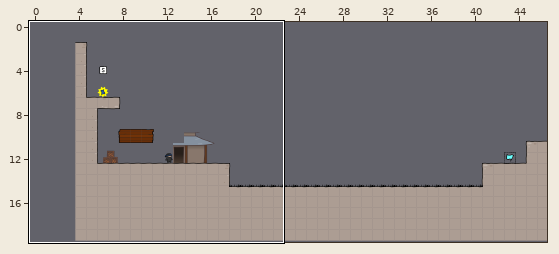
Two states of a Tiled map, raw/levelconverter/maps/l09.tmx. The picture above shows the old version from afar; the outline marks the close-up.
Close-up. Before the commit:
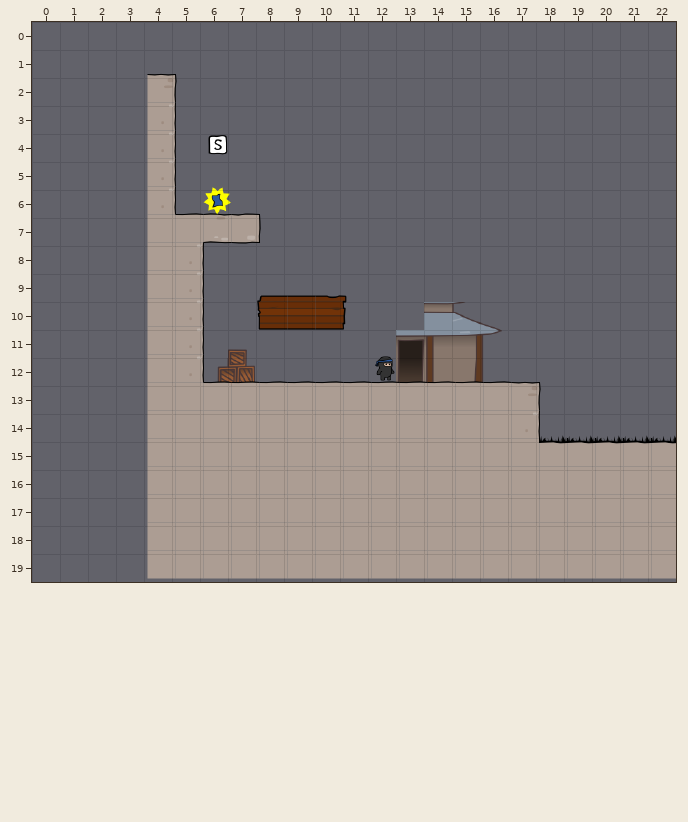
Cells are 40x40 px. Shown: x 0..22, y 0..19. The old version is drawn lined up with the new one.
Now the later version:
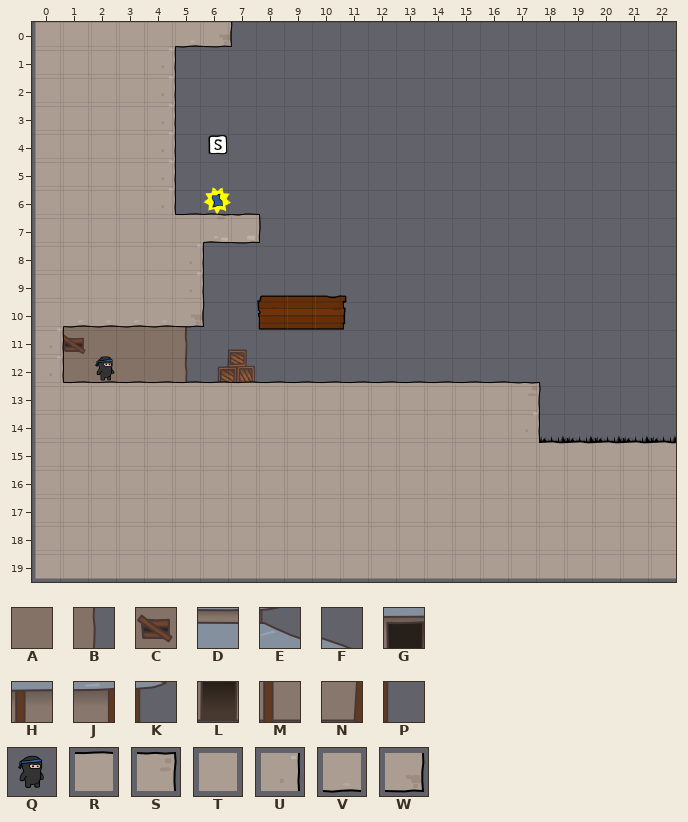
Key: from "background": A 9, B 10, C 88, D 93, E 94, F 95, G 100, H 101, J 102, K 103, L 108, M 109, N 110, P 111; from "objectpalette": Q 0; from "world1": R 33, S 34, T 41, U 42, V 49, W 50.
_ is an empty cell.
The exact change:
map size 43x20 -> 47x20 cells (old content now starts at 4,0; both pictures use the new coordinates)
Layer "bg":
y 9: x 1..4 ____ -> AAAA
y 10: x 1..5 _____ -> AAAAB; x 14..16 DEF -> ___
y 11: x 1..5 _____ -> CAAAB; x 13..16 GHJK -> ____
y 12: x 1..5 _____ -> AAAAB; x 13..16 LMNP -> ____
Layer "walls":
y 0: x 0..6 _______ -> TTTTTVW
y 1: x 0..4 _____ -> TTTTU
y 2: x 0..4 ____S -> TTTTU
y 3..9: x 0..3 ____ -> TTTT
y 10: x 0..5 ____TU -> TVVVVW
y 11..12: x 0 _ -> U; x 4..5 TU -> __
y 13: x 0..5 ____TT -> TRRRRR
y 14..19: x 0..3 ____ -> TTTT
Layer "objects":
y 12: x 2 _ -> Q; x 12 Q -> _
Boxes around the changes in both close-ups, in picture pixels (x1, y1, x2, y2):
changed: (35, 22, 233, 579)
removed: (375, 302, 502, 386)
